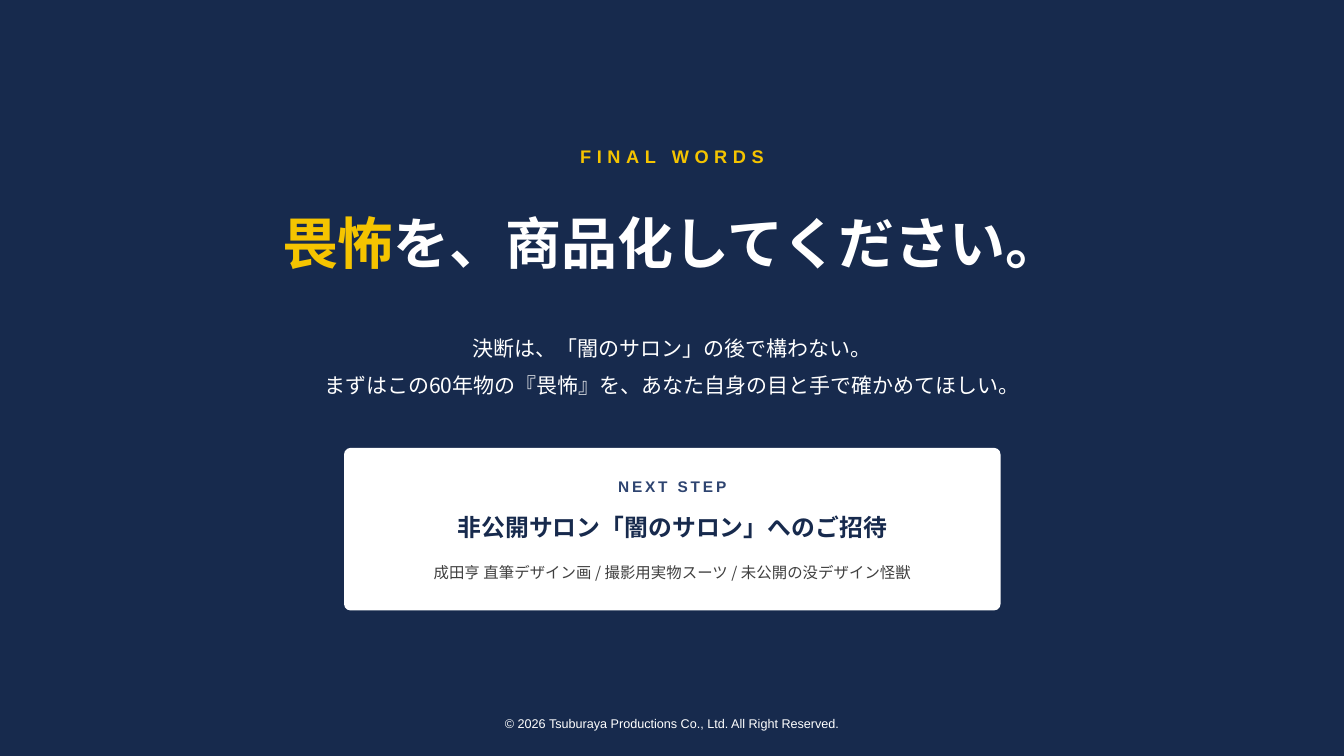
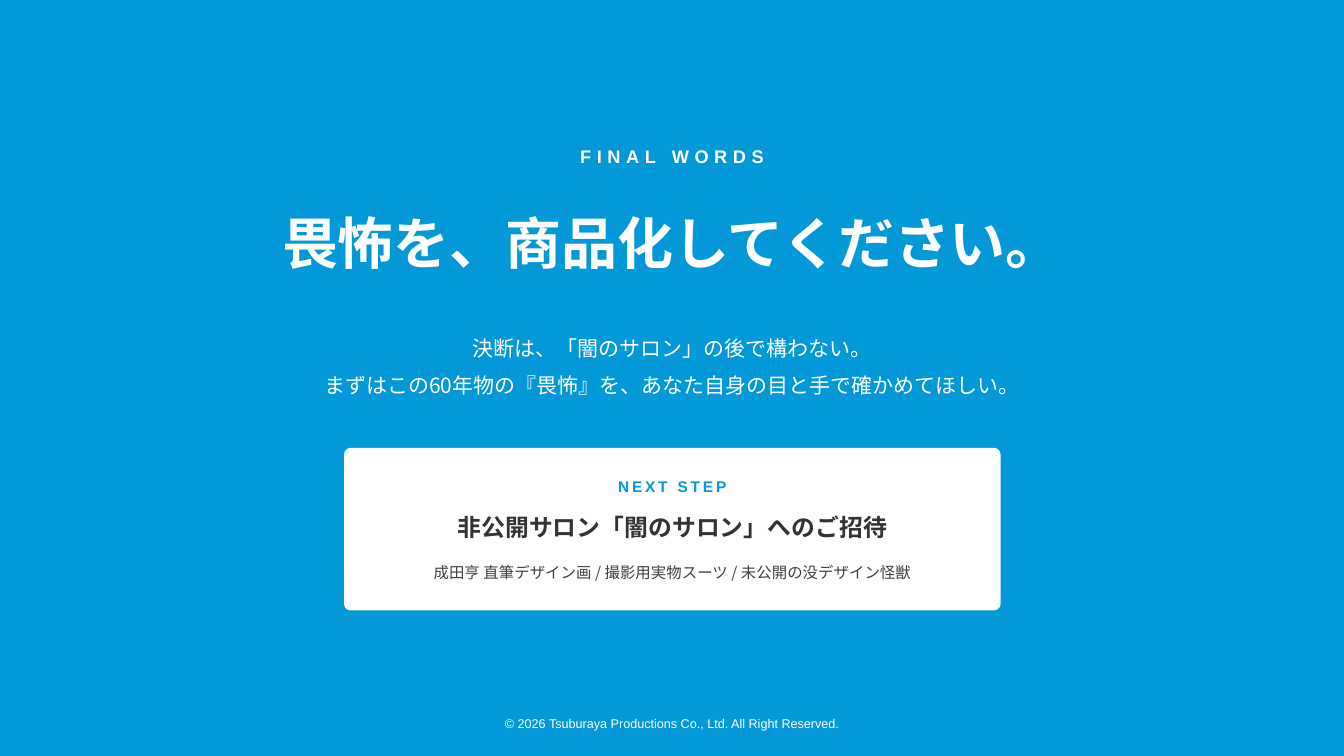
Before and after one commit to hayatoshintani-spe/kessho-lens, a slide deck: slide 15 of docs/proposals/水口博氏への最終提案_畏怖の商品化.pptx. Drawn at 1344x756 pixels with LibreOffice and Linux fonts; fonts in the diff are those of the drawing. Boxes give left, top, right and bottom in pixels: in the first picture for what was removed or moved away, otherwise in the second. Text is boxed around its words. In the diff, an @@ line names an element or a change of style, - is before the commit and + after.

```diff
--- a/docs/proposals/水口博氏への最終提案_畏怖の商品化.pptx
+++ b/docs/proposals/水口博氏への最終提案_畏怖の商品化.pptx
@@ background #172A4D to #0399D8 @@
@@ text "FINAL WORDS" at (580, 150, 764, 163): text colour #F5C400 to #FFFFFF @@
@@ text "畏怖を、商品化してください。" at (282, 216, 1062, 269): text colour #F5C400 to #FFFFFF in "畏怖を、商品化してください。" @@
@@ text "NEXT STEP" at (618, 481, 727, 492): text colour #2E4470 to #0399D8 @@
@@ text "非公開サロン「闇のサロン」へのご招待" at (458, 515, 887, 538): text colour #172A4D to #333333 @@
```
Also in this commit, not shown: 14 other slides changed.
